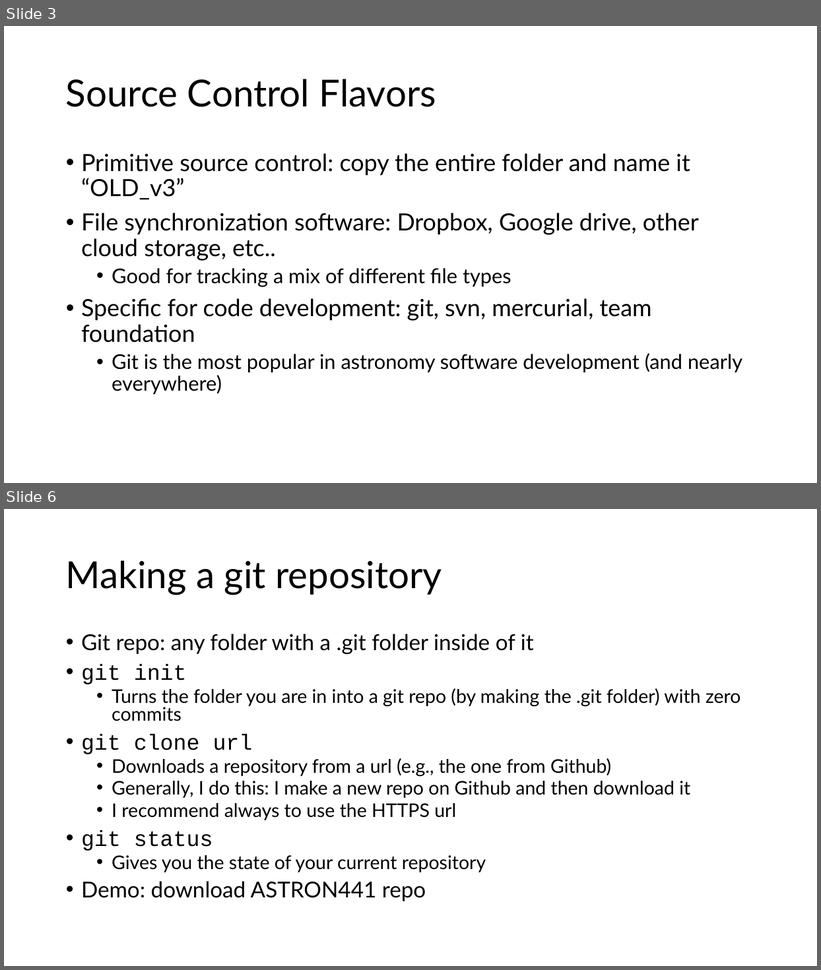
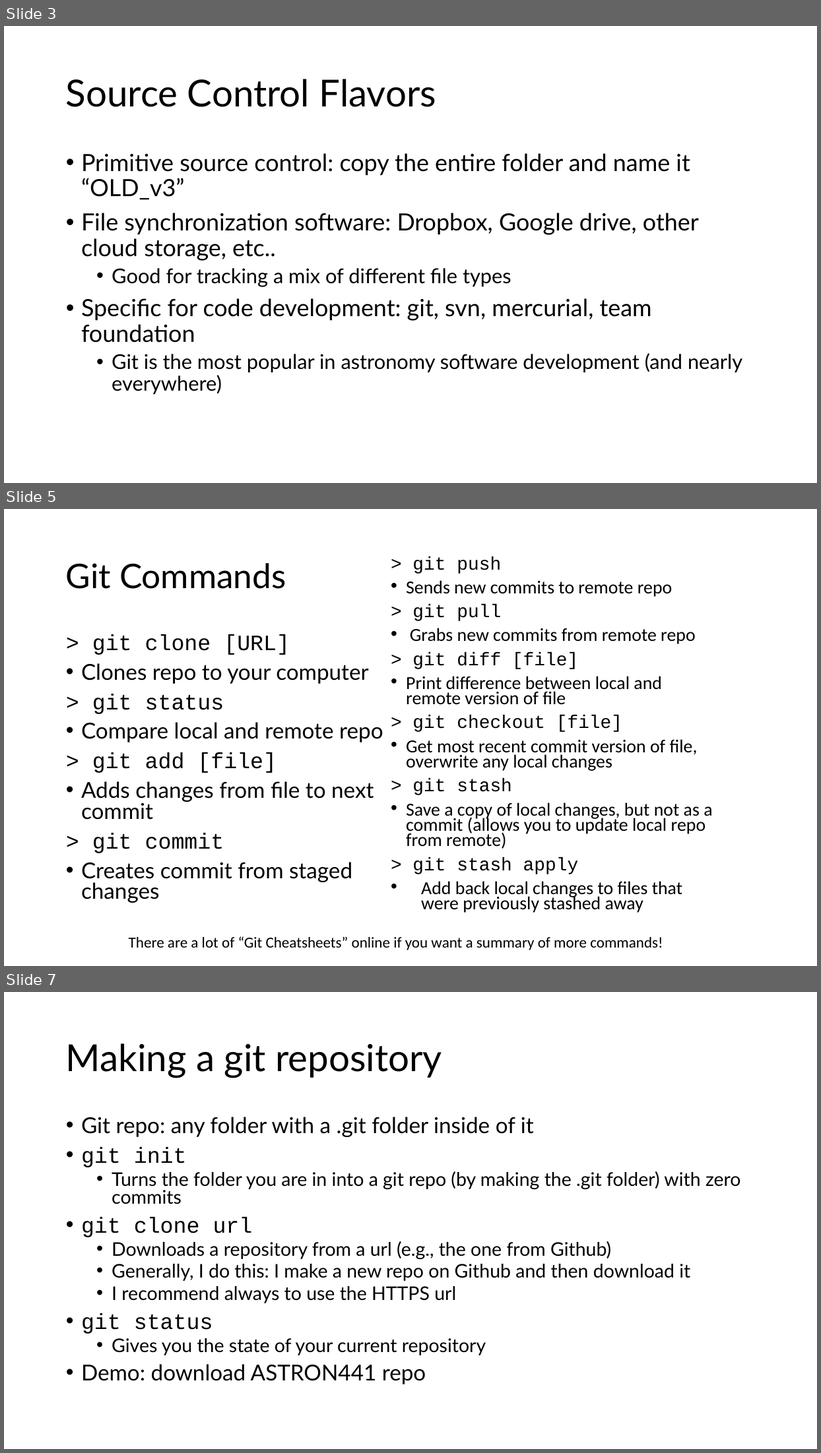
Before and after one commit to semaphoreP/codeastro, a slide deck: Day1/intro_to_git.pptx. Shown one above the other, each under a label of ours: slides 3 and 6 before the commit, slides 3, 5 and 7 after it; the slides between them are not shown. The pictures are 821x970 and 821x1453 pixels, drawn with LibreOffice and Linux fonts; fonts in the diff are those of the drawing. Boxes give left, top, right and bottom in pixels: in the first picture for what was removed or moved away, otherwise in the second. Text is boxed around its words. In the diff, an @@ line names an element or a change of style, - is before the commit and + after.

Commit message:
Adding demo to slides, as well as summary page

```diff
--- a/Day1/intro_to_git.pptx
+++ b/Day1/intro_to_git.pptx
@@ slide 5 added at <box>4,509,817,966</box>, background #FFFFFF @@
@@ title added at <box>66,563,286,589</box>, 40 pt, text #000000 @@
+Git Commands
@@ text added at <box>406,557,712,913</box>, 21.7 pt, text #000000 @@
+> git push
+• Sends new commits to remote repo
+> git pull
+• Grabs new commits from remote repo
+> git diff [file]
+• Print difference between local and remote version of file
+> git checkout [file]
+• Get most recent commit version of file, overwrite any local changes
+> git stash
+• Save a copy of local changes, but not as a commit (allows you to update local repo from remote)
+> git stash apply
+• Add back local changes to files that were previously stashed away
@@ text added at <box>81,634,383,903</box>, 25.9 pt, text #000000 @@
+> git clone [URL]
+• Clones repo to your computer
+> git status
+• Compare local and remote repo
+> git add [file]
+• Adds changes from file to next commit
+> git commit
+• Creates commit from staged changes
@@ text added at <box>129,937,663,951</box>, 18 pt, text #000000 @@
+There are a lot of “Git Cheatsheets” online if you want a summary of more commands!
@@ what was slide 6 is now slide 7 @@
```
Also in this commit, not shown: 2 slides changed, 1 other slide added, 1 slide removed.
